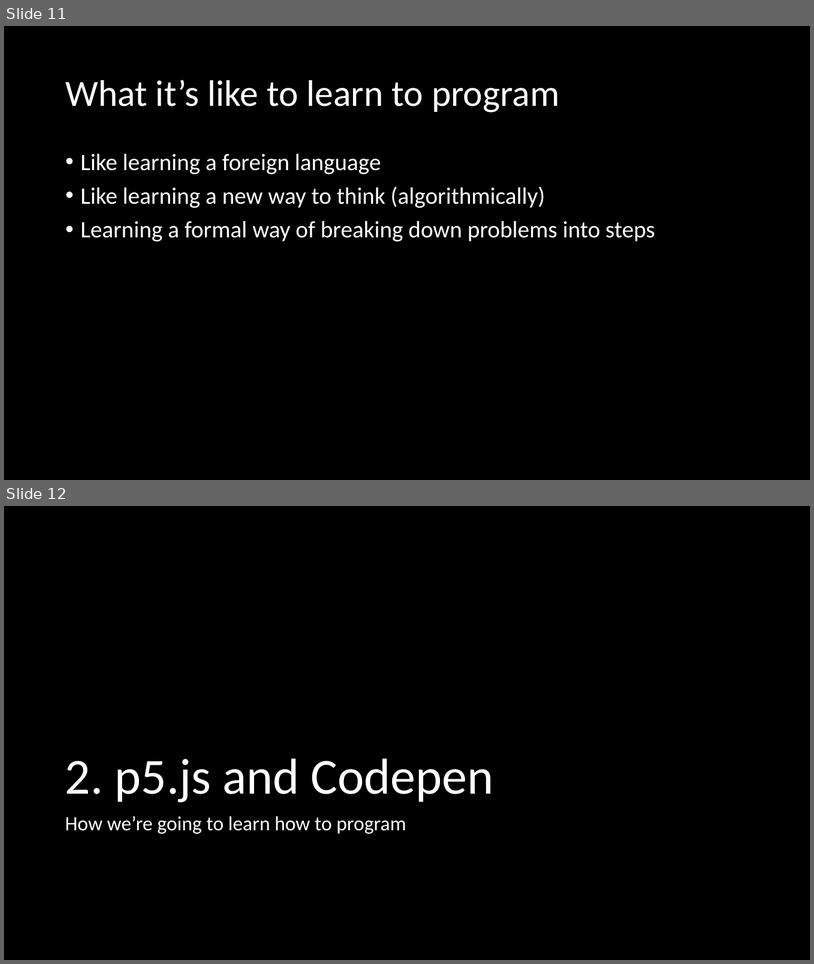
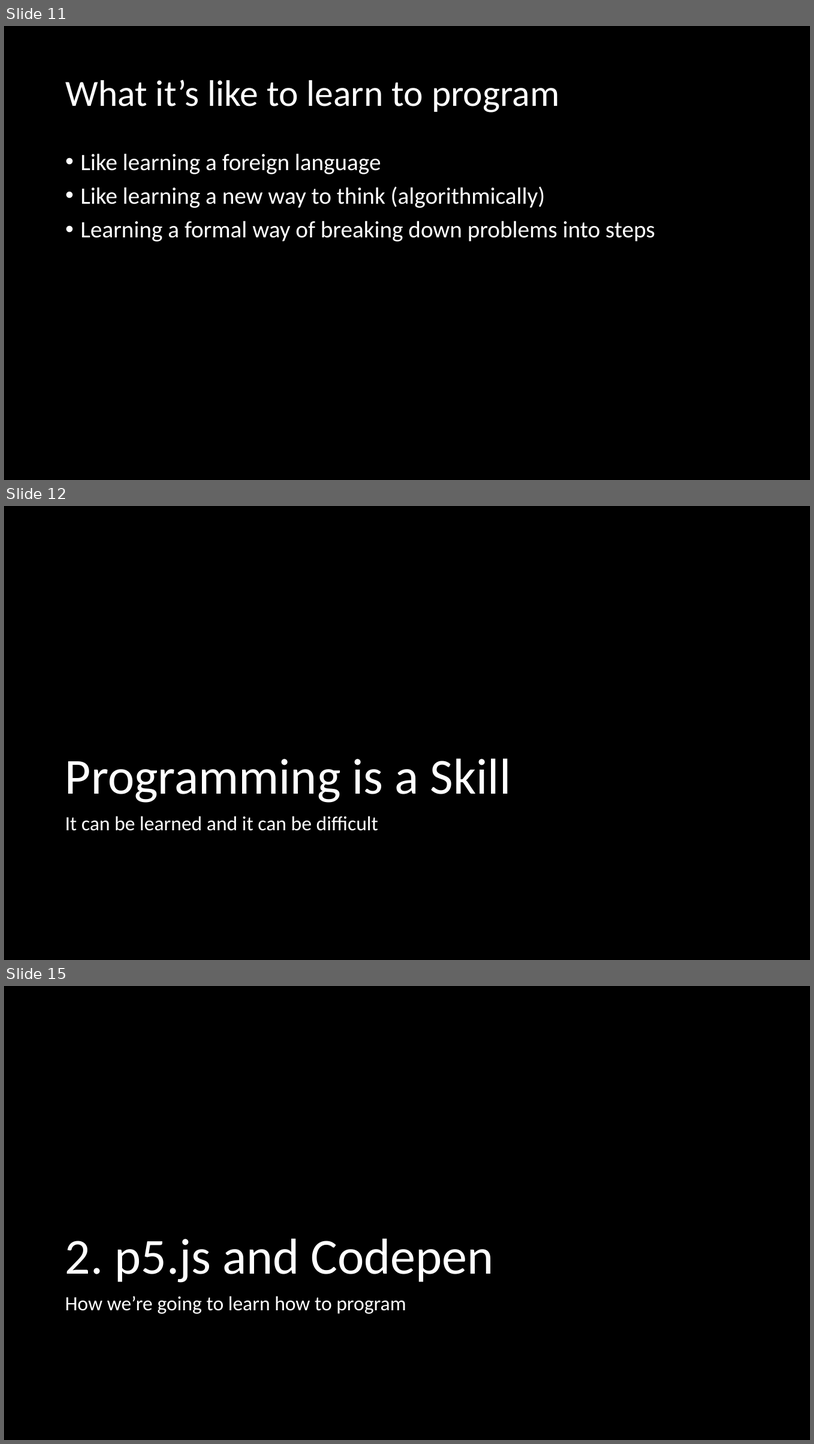
Before and after one commit to crhallberg/IMM120, a slide deck: Presentations/Sept 5 - Class 1.pptx. Shown one above the other, each under a label of ours: slides 11 and 12 before the commit, slides 11, 12 and 15 after it; the slides between them are not shown. The pictures are 814x964 and 814x1444 pixels, drawn with LibreOffice and Linux fonts; fonts in the diff are those of the drawing. Boxes give left, top, right and bottom in pixels: in the first picture for what was removed or moved away, otherwise in the second. Text is boxed around its words. In the diff, an @@ line names an element or a change of style, - is before the commit and + after.

```diff
--- a/Presentations/Sept 5 - Class 1.pptx
+++ b/Presentations/Sept 5 - Class 1.pptx
@@ slide 12 added at box(4, 506, 810, 960), background #000000 @@
@@ title added at box(65, 758, 511, 802), 60 pt, text #FFFFFF @@
+Programming is a Skill
@@ text added at box(65, 816, 378, 831), 24 pt, text #FFFFFF @@
+It can be learned and it can be difficult
@@ what was slide 12 is now slide 15 @@
```
Also in this commit, not shown: 2 other slides added.
